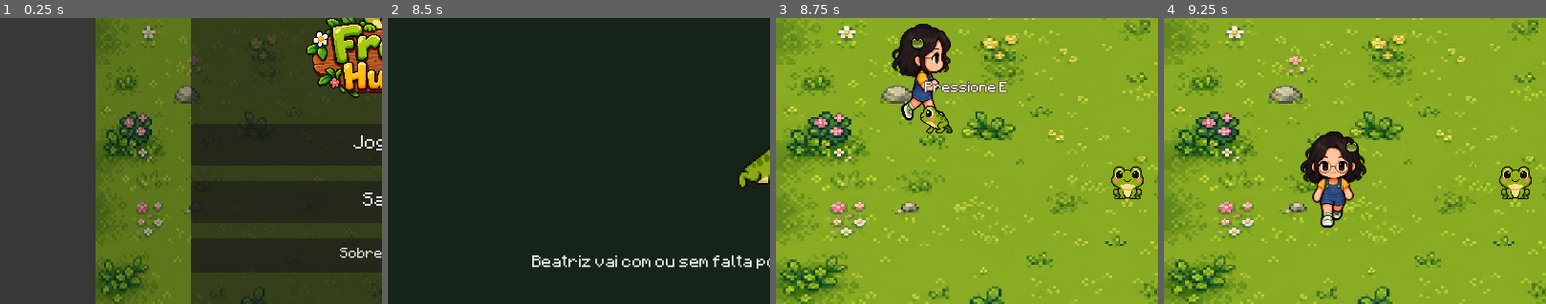
Above: before the commit, frames 1-4 (left to right).
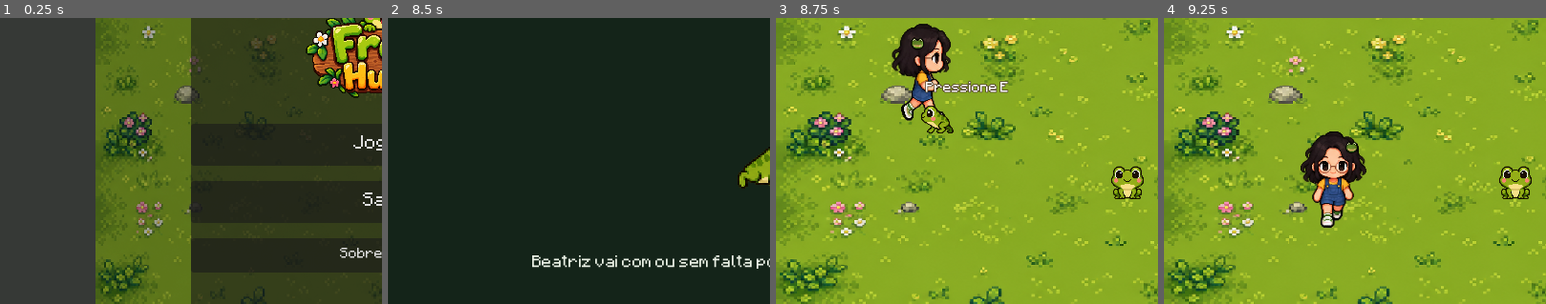
Above: after the commit, the same moments.

Repository: leticialencar/P.I-Games-beatriz-and-the-frogs
Game: Godot game, scene res://scenes/main_menu.tscn
The game is run twice, just before and just after one commit, with the same random seed, the same clock (stepped at 60 frames per second) and the same inputs.
Inputs:
- Up to frame 1 (0.25 s): no input
- Up to frame 2 (8.5 s): click "Jogar" at 0.5 s; tap Enter at 1.25 s; hold Right 1.28-2.03 s; tap E every 0.75 s from 1.35 to 8.1 s; tap Space at 1.52, 2.27, 3.77, 4.52, 5.27, 6.77, 7.52, 8.27 s; hold Down 2.03-2.78 s; hold Right 2.78-3.53 s; hold Up 3.53-4.28 s; hold Left 4.28-5.78 s; hold Down 5.78-6.53 s; hold Right 6.53-7.28 s; hold Up 7.28-8.03 s; hold Right from 8.03 s (still down)
- Up to frame 3 (8.75 s): keep holding Right
- Up to frame 4 (9.25 s): tap E at 8.75, 8.85 s; release Right at 8.78 s; hold Down from 8.78 s (still down)
The pictures show only the part of the screen within x 0-50%, y 16-66%; the shares and areas given below are measured in that part.

Frames 1-2 are identical in both runs. In frame 3, 0.7% of the frame differs, in the area x 37-61%, y 22-41%; in frame 4, nothing differs.

Commit message:
Add new frog types and implement speed boost mechanics
- Introduced new frog types: Yellow, Blue, and Golden, each with unique behaviors and attributes.
- Added speed boost functionality for the player, triggered by catching specific frogs.
- Implemented visual feedback for speed boost and freeze effects in the HUD.
- Updated game logic to manage spawning and respawning of different frog types, including timers for bonus frogs.
- Enhanced frog behavior to include fleeing mechanics for new types and improved enemy contact handling.

Diff:
--- a/godot/scenes/game.tscn
+++ b/godot/scenes/game.tscn
@@ -107,6 +107,20 @@
 text = "Pressione E"
 horizontal_alignment = 1
 
+[node name="BoostLabel" type="Label" parent="HUD"]
+visible = false
+offset_left = 250.0
+offset_top = 95.0
+offset_right = 550.0
+offset_bottom = 125.0
+theme_override_fonts/font = ExtResource("5")
+theme_override_font_sizes/font_size = 14
+theme_override_colors/font_color = Color(1, 0.9, 0.25, 1)
+theme_override_colors/font_outline_color = Color(0.31, 0.24, 0.16, 1)
+theme_override_constants/outline_size = 3
+text = "Velocidade!"
+horizontal_alignment = 1
+
 [node name="Music" type="AudioStreamPlayer" parent="."]
 stream = ExtResource("4")
 volume_db = -6.0
--- a/godot/scripts/frog.gd
+++ b/godot/scripts/frog.gd
@@ -1,8 +1,8 @@
 class_name Frog
 extends Node2D
 
-## Tipos do GDD — etapa atual: Verde (foge) e Estranho (persegue).
-enum FrogType { GREEN, STRANGE }
+## Tipos do GDD.
+enum FrogType { GREEN, YELLOW, BLUE, GOLDEN, STRANGE }
 
 const SCALE := 0.18
 const WALK_FRAME_DURATION := 0.15
@@ -10,24 +10,45 @@
 const IDLE_FRAME_DURATIONS := [2.0, 0.5, 0.8, 1.2]
 
 const STRANGE_TINT := Color(0.9, 0.2, 0.35, 1.0)
+const YELLOW_TINT := Color(1.15, 0.95, 0.25, 1.0)
+const BLUE_TINT := Color(0.35, 0.7, 1.15, 1.0)
+const GOLDEN_TINT := Color(1.2, 0.85, 0.15, 1.0)
+const FROZEN_TINT := Color(0.55, 0.85, 1.2, 1.0)
+
 const VISION_RADIUS := 150.0
 const CONTACT_RADIUS := 42.0
 const PATROL_SPEED := 55.0
 const CHASE_SPEED := 110.0
 
-## Mapa 1: raio de fuga pequeno/médio (GDD).
 const GREEN_DETECT_RADIUS := 115.0
 const GREEN_PATROL_SPEED := 75.0
 const GREEN_FLEE_SPEED := 175.0
 const GREEN_HOP_TIME := 0.38
 const GREEN_PAUSE_MIN := 0.45
 const GREEN_PAUSE_MAX := 1.1
-const GREEN_FLEE_HOP_TIME := 0.28
+
+const YELLOW_DETECT_RADIUS := 130.0
+const YELLOW_PATROL_SPEED := 120.0
+const YELLOW_FLEE_SPEED := 220.0
+const YELLOW_LIFETIME := 12.0
+
+const BLUE_DETECT_RADIUS := 100.0
+const BLUE_PATROL_SPEED := 40.0
+const BLUE_FLEE_SPEED := 70.0
+const BLUE_LIFETIME := 14.0
+
+const GOLDEN_DETECT_RADIUS := 150.0
+const GOLDEN_PATROL_SPEED := 180.0
+const GOLDEN_FLEE_SPEED := 260.0
+const GOLDEN_LIFETIME := 5.0
+const GOLDEN_DIR_CHANGE := 0.25
 
 @onready var sprite: Sprite2D = $Sprite2D
 
 var frog_type: FrogType = FrogType.GREEN
 var player: Player = null
+var base_modulate := Color.WHITE
+var frozen := false
 
 var idle_textures: Array[Texture2D] = []
 var walk_textures: Array[Texture2D] = []
@@ -48,25 +69,74 @@
 var state_duration := 0.0
 var action_timer := 0.0
 var speed := PATROL_SPEED
+var lifetime := -1.0
+var expired := false
+var golden_dir_timer := 0.0
 
 
 func setup(type: FrogType, player_ref: Player) -> void:
 	frog_type = type
 	player = player_ref
+	match frog_type:
+		FrogType.STRANGE:
+			base_modulate = STRANGE_TINT
+			speed = PATROL_SPEED
+			lifetime = -1.0
+		FrogType.YELLOW:
+			base_modulate = YELLOW_TINT
+			speed = YELLOW_PATROL_SPEED
+			lifetime = YELLOW_LIFETIME
+		FrogType.BLUE:
+			base_modulate = BLUE_TINT
+			speed = BLUE_PATROL_SPEED
+			lifetime = BLUE_LIFETIME
+		FrogType.GOLDEN:
+			base_modulate = GOLDEN_TINT
+			speed = GOLDEN_PATROL_SPEED
+			lifetime = GOLDEN_LIFETIME
+		_:
+			base_modulate = Color.WHITE
+			speed = GREEN_PATROL_SPEED
+			lifetime = -1.0
+	modulate = base_modulate
+
+
+func is_catchable() -> bool:
 	if frog_type == FrogType.STRANGE:
-		modulate = STRANGE_TINT
-		speed = PATROL_SPEED
-	else:
-		modulate = Color.WHITE
-		speed = GREEN_PATROL_SPEED
-
-
-func is_catchable() -> bool:
-	return frog_type == FrogType.GREEN
+		return frozen
+	return frog_type in [FrogType.GREEN, FrogType.YELLOW, FrogType.BLUE, FrogType.GOLDEN]
 
 
 func is_enemy() -> bool:
 	return frog_type == FrogType.STRANGE
+
+
+func is_yellow() -> bool:
+	return frog_type == FrogType.YELLOW
+
+
+func is_blue() -> bool:
+	return frog_type == FrogType.BLUE
+
+
+func is_golden() -> bool:
+	return frog_type == FrogType.GOLDEN
+
+
+func get_score_value() -> int:
+	return 3 if frog_type == FrogType.GOLDEN else 1
+
+
+func set_frozen(value: bool) -> void:
+	frozen = value
+	if frozen:
+		modulate = FROZEN_TINT
+		moving = false
+		chasing = false
+		fleeing = false
+		action_playing = false
+	else:
+		modulate = base_modulate
 
 
 func get_center() -> Vector2:
@@ -85,10 +155,24 @@
 
 
 func _process(delta: float) -> void:
+	if lifetime > 0.0:
+		lifetime -= delta
+		if lifetime <= 0.0:
+			expired = true
+			return
+
+	if frozen:
+		_advance_idle(delta)
+		if idle_textures.size() > 0:
+			sprite.texture = idle_textures[idle_frame]
+		return
+
 	if frog_type == FrogType.STRANGE:
 		_process_strange(delta)
+	elif frog_type == FrogType.GOLDEN:
+		_process_golden(delta)
 	else:
-		_process_green(delta)
+		_process_fleeing_frog(delta)
 
 
 func _process_strange(delta: float) -> void:
@@ -127,19 +211,60 @@
 		sprite.flip_h = false
 
 
-func _process_green(delta: float) -> void:
+func _process_golden(delta: float) -> void:
+	# Movimento errático e muito rápido (GDD).
 	fleeing = false
+	golden_dir_timer -= delta
 
 	if player != null and is_instance_valid(player):
 		var away: Vector2 = get_center() - player.get_center()
 		var distance: float = away.length()
-		if distance <= GREEN_DETECT_RADIUS and distance > 0.1:
+		if distance <= GOLDEN_DETECT_RADIUS and distance > 0.1:
 			fleeing = true
-			# Vetor oposto à Bea + leve variação para não travar em linha reta.
+			move_dir = away.normalized()
+			speed = GOLDEN_FLEE_SPEED
+
+	if not fleeing and golden_dir_timer <= 0.0:
+		golden_dir_timer = GOLDEN_DIR_CHANGE
+		move_dir = _random_dir()
+		speed = GOLDEN_PATROL_SPEED
+
+	moving = true
+	position += move_dir * speed * delta
+	_clamp_to_screen()
+	_advance_walk(delta)
+	sprite.texture = walk_textures[walk_frame]
+	sprite.flip_h = move_dir.x < 0.0
+
+
+func _process_fleeing_frog(delta: float) -> void:
+	var detect_radius := GREEN_DETECT_RADIUS
+	var patrol_speed := GREEN_PATROL_SPEED
+	var flee_speed := GREEN_FLEE_SPEED
+
+	match frog_type:
+		FrogType.YELLOW:
+			detect_radius = YELLOW_DETECT_RADIUS
+			patrol_speed = YELLOW_PATROL_SPEED
+			flee_speed = YELLOW_FLEE_SPEED
+		FrogType.BLUE:
+			detect_radius = BLUE_DETECT_RADIUS
+			patrol_speed = BLUE_PATROL_SPEED
+			flee_speed = BLUE_FLEE_SPEED
+		_:
+			pass
+
+	fleeing = false
+
+	if player != null and is_instance_valid(player):
+		var away: Vector2 = get_center() - player.get_center()
+		var distance: float = away.length()
+		if distance <= detect_radius and distance > 0.1:
+			fleeing = true
 			var flee_dir: Vector2 = away.normalized()
 			var side: Vector2 = Vector2(-flee_dir.y, flee_dir.x) * randf_range(-0.35, 0.35)
 			move_dir = (flee_dir + side).normalized()
-			speed = GREEN_FLEE_SPEED
+			speed = flee_speed
 			moving = true
 			action_playing = false
 
@@ -151,7 +276,6 @@
 		sprite.flip_h = move_dir.x < 0.0
 		return
 
-	# Longe da Bea: saltos aleatórios com pausas (GDD).
 	if action_playing:
 		_update_action(delta)
 		return
@@ -169,7 +293,7 @@
 		moving = not moving
 		if moving:
 			move_dir = _random_dir()
-			speed = GREEN_PATROL_SPEED
+			speed = patrol_speed
 			state_duration = GREEN_HOP_TIME
 			walk_frame = 0
 		else:
--- a/godot/scripts/game.gd
+++ b/godot/scripts/game.gd
@@ -5,6 +5,20 @@
 const MAX_FROGS := 8
 const CATCH_DISTANCE := 80.0
 const MAX_STRANGE := 2
+const MAX_YELLOW := 1
+const MAX_BLUE := 1
+const MAX_GOLDEN := 1
+const FREEZE_DURATION := 4.0
+
+const YELLOW_SPAWN_MIN := 8.0
+const YELLOW_SPAWN_MAX := 14.0
+const BLUE_SPAWN_MIN := 12.0
+const BLUE_SPAWN_MAX := 18.0
+const GOLDEN_SPAWN_MIN := 16.0
+const GOLDEN_SPAWN_MAX := 24.0
+## Se limpar os vermelhos, voltam depois deste intervalo.
+const STRANGE_RESPAWN_MIN := 6.0
+const STRANGE_RESPAWN_MAX := 10.0
 
 const FrogScene := preload("res://scenes/frog.tscn")
 const PlayerScene := preload("res://scenes/player.tscn")
@@ -14,6 +28,7 @@
 @onready var counter_label: Label = $HUD/CounterPanel/CounterLabel
 @onready var timer_label: Label = $HUD/TimerPanel/TimerLabel
 @onready var lives_label: Label = $HUD/LivesPanel/LivesLabel
+@onready var boost_label: Label = $HUD/BoostLabel
 @onready var prompt_label: Label = $HUD/PromptLabel
 @onready var music: AudioStreamPlayer = $Music
 
@@ -23,6 +38,11 @@
 var game_time_ms := 0.0
 var spawn_timer := 0.0
 var spawn_interval := 0.0
+var yellow_spawn_timer := 0.0
+var blue_spawn_timer := 0.0
+var golden_spawn_timer := 0.0
+var strange_respawn_timer := 0.0
+var freeze_timer := 0.0
 var finished := false
 
 
@@ -32,6 +52,11 @@
 	_spawn_player()
 	_spawn_initial_frogs()
 	spawn_interval = randf_range(0.3, 0.7)
+	yellow_spawn_timer = randf_range(4.0, 7.0)
+	blue_spawn_timer = randf_range(9.0, 12.0)
+	golden_spawn_timer = randf_range(14.0, 18.0)
+	strange_respawn_timer = randf_range(STRANGE_RESPAWN_MIN, STRANGE_RESPAWN_MAX)
+	boost_label.visible = false
 	music.play()
 
 
@@ -40,7 +65,11 @@
 		return
 
 	game_time_ms += delta * 1000.0
+	_update_freeze(delta)
+	_cleanup_expired_frogs()
 	_update_spawn(delta)
+	_update_bonus_spawns(delta)
+	_update_strange_respawn(delta)
 	_check_enemy_contact()
 	_update_hud()
 	_update_prompt()
@@ -84,7 +113,6 @@
 	for pos in greens:
 		_add_frog(pos, Frog.FrogType.GREEN)
 
-	# Poucos sapos estranhos no mapa 1 (GDD).
 	_add_frog(Vector2(650, 450), Frog.FrogType.STRANGE)
 	_add_frog(Vector2(400, 120), Frog.FrogType.STRANGE)
 
@@ -93,18 +121,47 @@
 	var frog := FrogScene.instantiate() as Frog
 	frog.position = pos
 	frog.setup(frog_type, player)
+	if freeze_timer > 0.0:
+		frog.set_frozen(true)
 	entities.add_child(frog)
 	frogs.append(frog)
 
 
-func _count_strange() -> int:
+func _count_type(type: Frog.FrogType) -> int:
 	var total := 0
 	for frog in frogs:
-		if frog.is_enemy():
+		if frog.frog_type == type:
 			total += 1
 	return total
 
 
+func _cleanup_expired_frogs() -> void:
+	var remaining: Array[Frog] = []
+	for frog in frogs:
+		if frog.expired:
+			frog.queue_free()
+		else:
+			remaining.append(frog)
+	frogs = remaining
+
+
+func _apply_freeze() -> void:
+	freeze_timer = FREEZE_DURATION
+	for frog in frogs:
+		frog.set_frozen(true)
+
+
+func _update_freeze(delta: float) -> void:
+	if freeze_timer <= 0.0:
+		return
+
+	freeze_timer -= delta
+	if freeze_timer <= 0.0:
+		freeze_timer = 0.0
+		for frog in frogs:
+			frog.set_frozen(false)
+
+
 func _try_catch_frog() -> void:
 	for frog in frogs:
 		if not frog.is_catchable():
@@ -112,17 +169,28 @@
 
 		var distance: float = player.get_center().distance_to(frog.get_center())
 		if distance < CATCH_DISTANCE:
+			var points := frog.get_score_value()
+			var was_yellow := frog.is_yellow()
+			var was_blue := frog.is_blue()
+
 			frogs.erase(frog)
 			frog.queue_free()
-			frogs_caught += 1
+			frogs_caught += points
+
+			if was_yellow:
+				player.apply_speed_boost()
+			elif was_blue:
+				_apply_freeze()
+
 			spawn_timer = 0.0
 			spawn_interval = randf_range(0.3, 0.7)
 			break
 
 
 func _check_enemy_contact() -> void:
-	for frog in frogs:
-		if not frog.is_enemy():
+	# Congelados não causam dano.
+	for frog in frogs:
+		if not frog.is_enemy() or frog.frozen:
 			continue
 
 		var distance: float = player.get_center().distance_to(frog.get_center())
@@ -136,12 +204,55 @@
 	if frogs.size() <= MIN_FROGS and spawn_timer >= spawn_interval and frogs.size() < MAX_FROGS:
 		var new_pos := _find_spawn_position()
 		if new_pos != Vector2.INF:
-			var type := Frog.FrogType.GREEN
-			if _count_strange() < MAX_STRANGE and randf() < 0.2:
-				type = Frog.FrogType.STRANGE
-			_add_frog(new_pos, type)
+			# Spawn comum só repõe verdes; vermelhos têm timer próprio.
+			_add_frog(new_pos, Frog.FrogType.GREEN)
 			spawn_timer = 0.0
 			spawn_interval = randf_range(0.3, 0.7)
+
+
+func _update_strange_respawn(delta: float) -> void:
+	var strange_count := _count_type(Frog.FrogType.STRANGE)
+	if strange_count >= MAX_STRANGE:
+		strange_respawn_timer = randf_range(STRANGE_RESPAWN_MIN, STRANGE_RESPAWN_MAX)
+		return
+
+	strange_respawn_timer -= delta
+	if strange_respawn_timer > 0.0:
+		return
+
+	strange_respawn_timer = randf_range(STRANGE_RESPAWN_MIN, STRANGE_RESPAWN_MAX)
+	if frogs.size() >= MAX_FROGS:
+		return
+
+	var new_pos := _find_spawn_position()
+	if new_pos != Vector2.INF:
+		_add_frog(new_pos, Frog.FrogType.STRANGE)
+
+
+func _update_bonus_spawns(delta: float) -> void:
+	yellow_spawn_timer -= delta
+	blue_spawn_timer -= delta
+	golden_spawn_timer -= delta
+
+	if yellow_spawn_timer <= 0.0:
+		yellow_spawn_timer = randf_range(YELLOW_SPAWN_MIN, YELLOW_SPAWN_MAX)
+		_try_spawn_bonus(Frog.FrogType.YELLOW, MAX_YELLOW)
+
+	if blue_spawn_timer <= 0.0:
+		blue_spawn_timer = randf_range(BLUE_SPAWN_MIN, BLUE_SPAWN_MAX)
+		_try_spawn_bonus(Frog.FrogType.BLUE, MAX_BLUE)
+
+	if golden_spawn_timer <= 0.0:
+		golden_spawn_timer = randf_range(GOLDEN_SPAWN_MIN, GOLDEN_SPAWN_MAX)
+		_try_spawn_bonus(Frog.FrogType.GOLDEN, MAX_GOLDEN)
+
+
+func _try_spawn_bonus(type: Frog.FrogType, max_count: int) -> void:
+	if _count_type(type) >= max_count or frogs.size() >= MAX_FROGS:
+		return
+	var new_pos := _find_spawn_position()
+	if new_pos != Vector2.INF:
+		_add_frog(new_pos, type)
 
 
 func _find_spawn_position() -> Vector2:
@@ -177,6 +288,17 @@
 	else:
 		timer_label.add_theme_color_override("font_color", Color.WHITE)
 
+	if freeze_timer > 0.0:
+		boost_label.visible = true
+		boost_label.text = "Congelado! %.0fs" % ceilf(freeze_timer)
+		boost_label.add_theme_color_override("font_color", Color(0.45, 0.8, 1.0))
+	elif player.has_speed_boost():
+		boost_label.visible = true
+		boost_label.text = "Velocidade! %.0fs" % ceilf(player.speed_boost_timer)
+		boost_label.add_theme_color_override("font_color", Color(1.0, 0.9, 0.25))
+	else:
+		boost_label.visible = false
+
 
 func _update_prompt() -> void:
 	prompt_label.visible = false
@@ -188,8 +310,21 @@
 		prompt_label.visible = true
 		prompt_label.global_position = frog.global_position + Vector2(-20, -24)
 		if frog.is_enemy():
-			prompt_label.text = "Perigo!"
-			prompt_label.add_theme_color_override("font_color", Color(1.0, 0.35, 0.35))
+			if frog.frozen:
+				prompt_label.text = "Pegar! E"
+				prompt_label.add_theme_color_override("font_color", Color(0.45, 0.8, 1.0))
+			else:
+				prompt_label.text = "Perigo!"
+				prompt_label.add_theme_color_override("font_color", Color(1.0, 0.35, 0.35))
+		elif frog.is_yellow():
+			prompt_label.text = "Velocidade! E"
+			prompt_label.add_theme_color_override("font_color", Color(1.0, 0.9, 0.2))
+		elif frog.is_blue():
+			prompt_label.text = "Congelar! E"
+			prompt_label.add_theme_color_override("font_color", Color(0.45, 0.8, 1.0))
+		elif frog.is_golden():
+			prompt_label.text = "Raro x3! E"
+			prompt_label.add_theme_color_override("font_color", Color(1.0, 0.8, 0.1))
 		else:
 			prompt_label.text = "Pressione E"
 			prompt_label.add_theme_color_override("font_color", Color.WHITE)
--- a/godot/scripts/player.gd
+++ b/godot/scripts/player.gd
@@ -9,6 +9,8 @@
 const FRAME_DURATION := 0.15
 const MAX_LIVES := 3
 const INVULN_DURATION := 1.5
+const SPEED_BOOST_MULT := 1.5
+const SPEED_BOOST_DURATION := 5.0
 
 @onready var sprite: Sprite2D = $Sprite2D
 
@@ -16,6 +18,7 @@
 var facing_right := true
 var moving := false
 var speed_multiplier := 1.0
+var speed_boost_timer := 0.0
 
 var lives := MAX_LIVES
 var invulnerable := false
@@ -39,6 +42,7 @@
 
 
 func _physics_process(delta: float) -> void:
+	_update_speed_boost(delta)
 	_update_invulnerability(delta)
 	_handle_movement()
 	_update_animation(delta)
@@ -48,6 +52,35 @@
 
 func get_center() -> Vector2:
 	return global_position + DISPLAY_SIZE * 0.5
+
+
+func has_speed_boost() -> bool:
+	return speed_boost_timer > 0.0
+
+
+func apply_speed_boost(duration: float = SPEED_BOOST_DURATION) -> void:
+	speed_boost_timer = duration
+	speed_multiplier = SPEED_BOOST_MULT
+
+
+func _update_speed_boost(delta: float) -> void:
+	if speed_boost_timer <= 0.0:
+		speed_multiplier = 1.0
+		if not invulnerable:
+			sprite.modulate = Color.WHITE
+		return
+
+	speed_boost_timer -= delta
+	speed_multiplier = SPEED_BOOST_MULT
+	# Tom amarelo leve enquanto o bônus estiver ativo.
+	if not invulnerable:
+		sprite.modulate = Color(1.15, 1.05, 0.55, 1.0)
+
+	if speed_boost_timer <= 0.0:
+		speed_boost_timer = 0.0
+		speed_multiplier = 1.0
+		if not invulnerable:
+			sprite.modulate = Color.WHITE
 
 
 func take_damage() -> bool:
